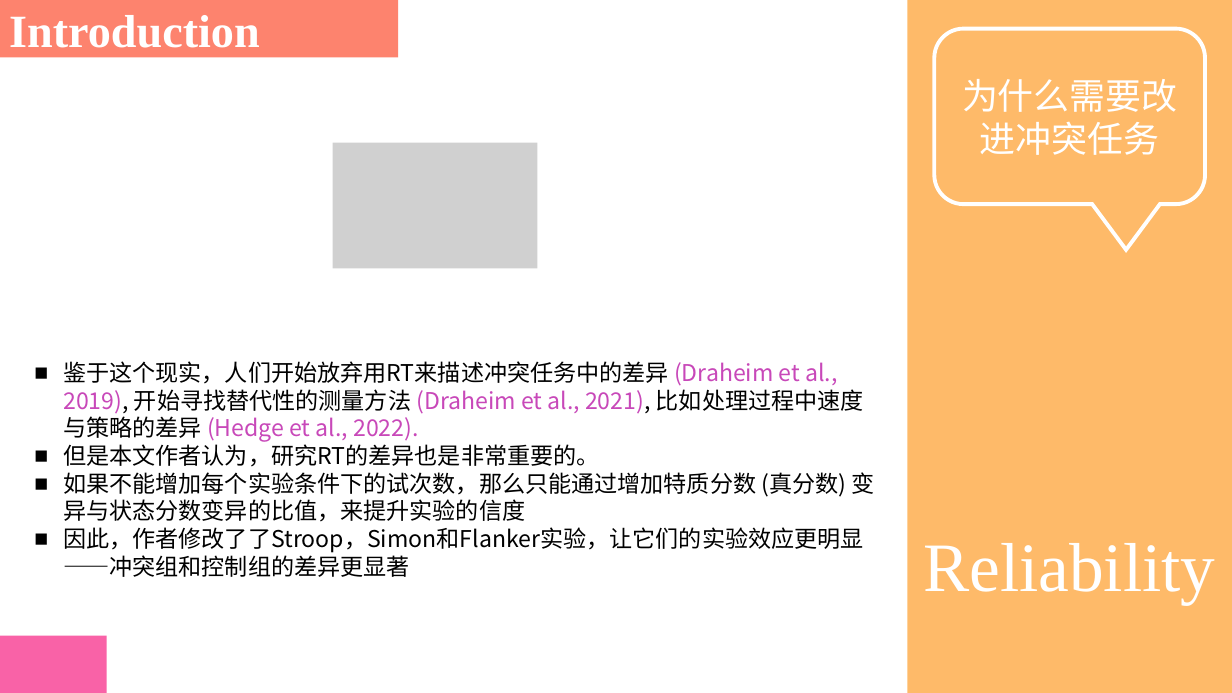
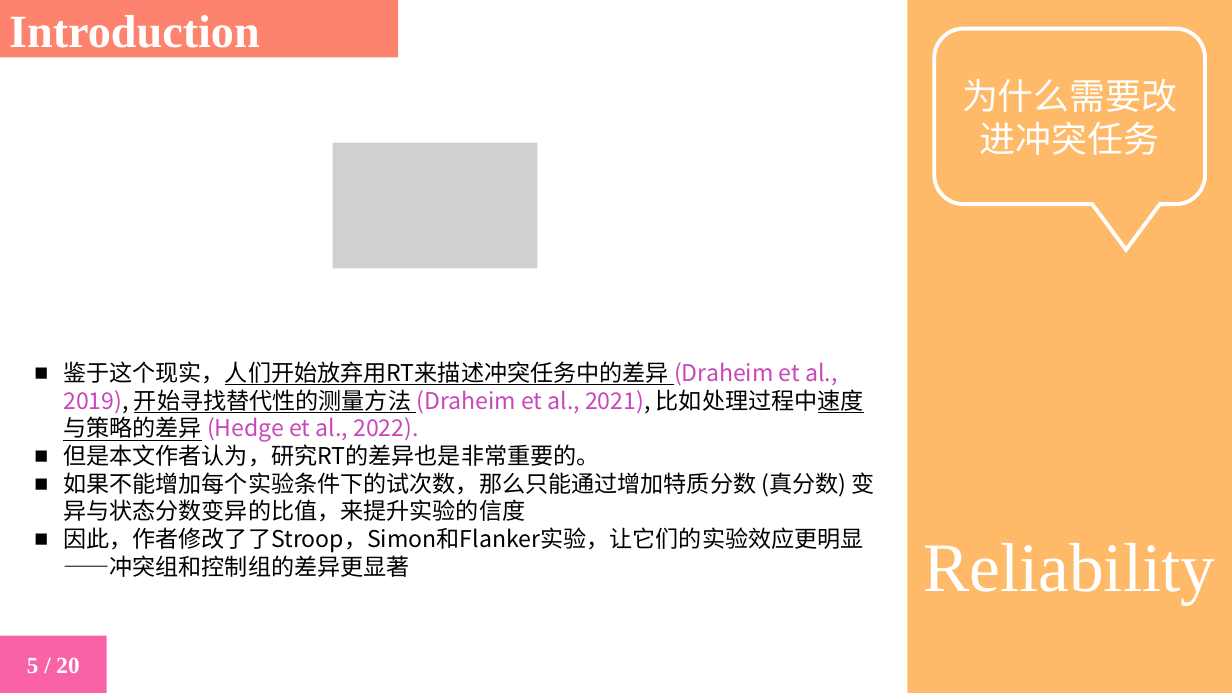
Before and after one commit to yuki-961004/Presentation, a slide deck: slide 5 of 230525_Reliability/2023_Nature_Kucina.pptx (slide 4 before the commit). Drawn at 1232x693 pixels with LibreOffice and Linux fonts; fonts in the diff are those of the drawing; grey boxes stand for pictures. Boxes give left, top, right and bottom in pixels: in the first picture for what was removed or moved away, otherwise in the second. Text is boxed around its words. In the diff, an @@ line names an element or a change of style, - is before the commit and + after.

```diff
--- a/230525_Reliability/2023_Nature_Kucina.pptx
+++ b/230525_Reliability/2023_Nature_Kucina.pptx
@@ text at (x1=63, y1=361, x2=864, y2=442): underline on in "鉴于这个现实，人们开始放弃用RT来描述冲突任务中的差异 开始寻找替代性的测量方法 比如处理过程中速度与策略的差异" @@
@@ text in rectangle at (x1=27, y1=657, x2=79, y2=673): text added @@
+5 / 20
```
Also in this commit, not shown: 14 other slides changed, 5 slides added.
